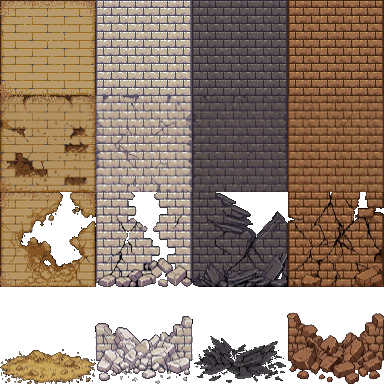
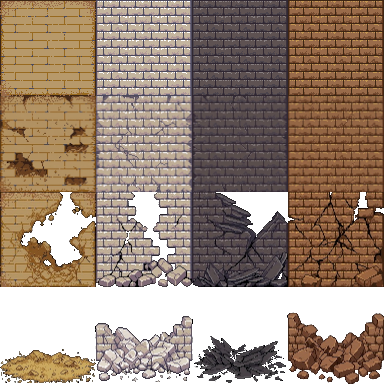
Layers edited between the first and the second w=384, h=384 image:
removed layer "Pasted Layer copy" over (27, 382, 160, 384)
